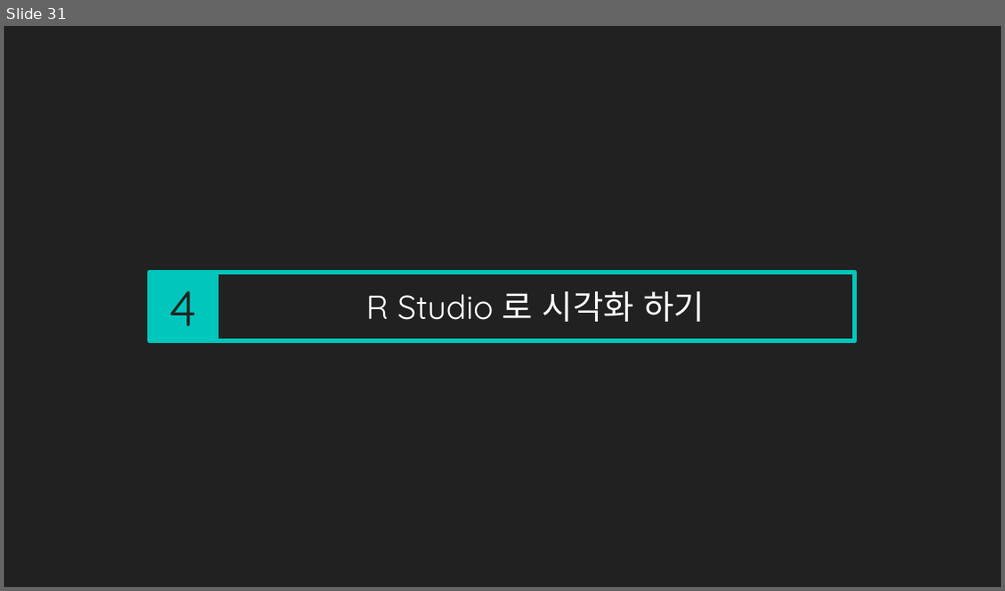
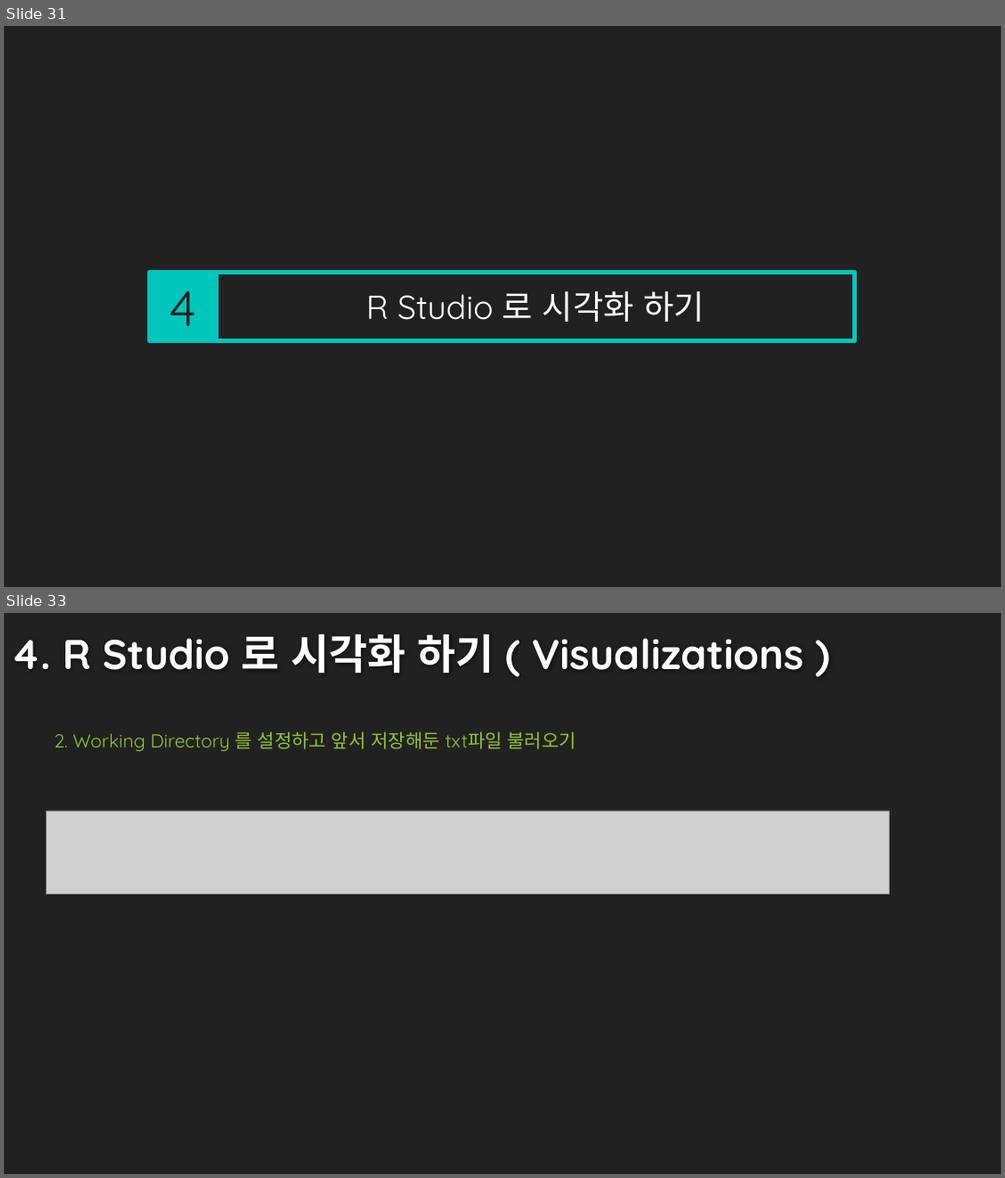
Before and after one commit to DevChorong/Web_Crawling_n_Visualizations, a slide deck: Web Crawling & Word Cloud.pptx. Shown one above the other, each under a label of ours: slide 31 before the commit, slides 31 and 33 after it; the slides between them are not shown. The pictures are 1005x591 and 1005x1178 pixels, drawn with LibreOffice and Linux fonts; fonts in the diff are those of the drawing; grey boxes stand for pictures; background and template pictures are left out. Boxes give left, top, right and bottom in pixels: in the first picture for what was removed or moved away, otherwise in the second. Text is boxed around its words. In the diff, an @@ line names an element or a change of style, - is before the commit and + after.

```diff
--- a/Web Crawling & Word Cloud.pptx
+++ b/Web Crawling & Word Cloud.pptx
@@ slide 33 added at <box>4,613,1001,1174</box>, background #212121 @@
@@ title added at <box>11,634,804,673</box>, 40 pt, text #FEFEFE, bold @@
+4. R Studio 로 시각화 하기 ( Visualizations )
@@ text added at <box>54,731,576,751</box>, 18 pt, text #94C627 @@
+2. Working Directory 를 설정하고 앞서 저장해둔 txt파일 불러오기
@@ picture added at <box>47,811,890,893</box> @@
```
Also in this commit, not shown: 7 other slides added, 18 other files.
